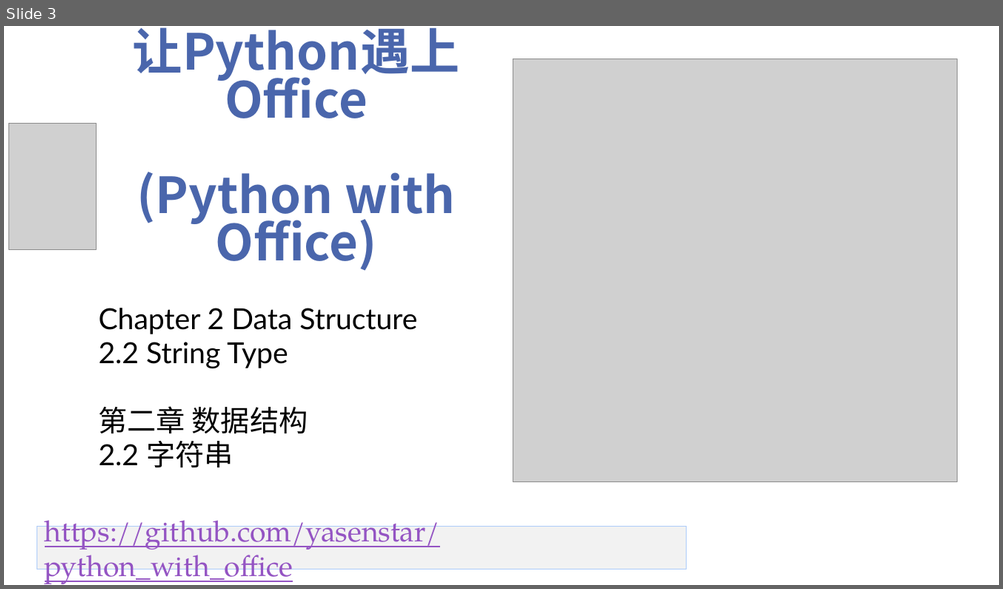
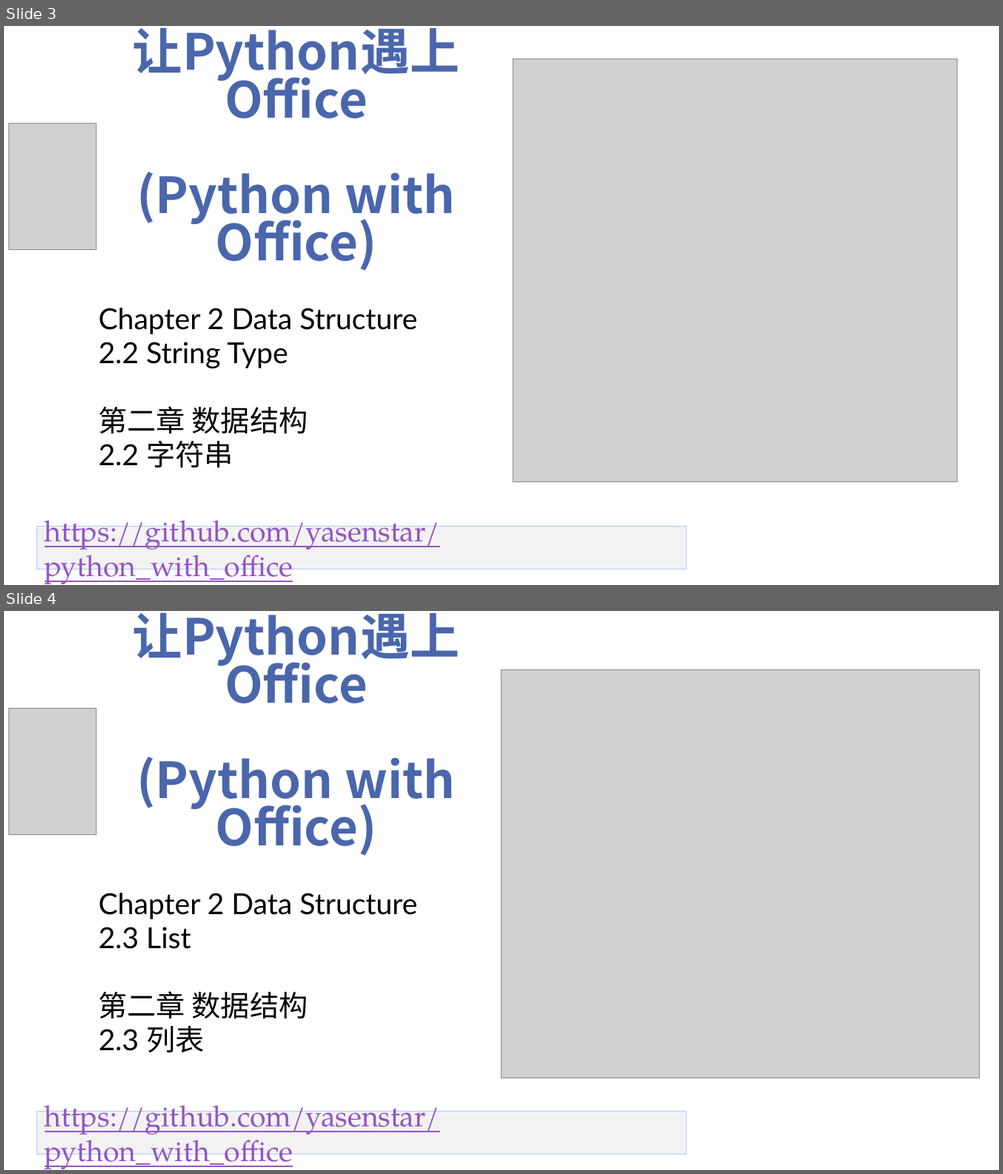
Before and after one commit to yasenstar/python_with_office, a slide deck: Video_Covers.pptx. Shown one above the other, each under a label of ours: slide 3 before the commit, slides 3 and 4 after it. The pictures are 1003x589 and 1003x1174 pixels, drawn with LibreOffice and Linux fonts; fonts in the diff are those of the drawing; grey boxes stand for pictures; background and template pictures are left out. Boxes give left, top, right and bottom in pixels: in the first picture for what was removed or moved away, otherwise in the second. Text is boxed around its words. In the diff, an @@ line names an element or a change of style, - is before the commit and + after.

```diff
--- a/Video_Covers.pptx
+++ b/Video_Covers.pptx
@@ slide 4 added at (4,611,999,1170), background picture (left out) @@
@@ title added at (133,612,460,856), 48 pt, text #4A66AC, bold @@
+让Python遇上Office
+(Python with Office)
@@ picture added at (501,670,979,1079) @@
@@ picture added at (8,708,96,834) @@
@@ subtitle added at (99,893,417,1053), 28 pt, text #000000 @@
+Chapter 2 Data Structure
+2.3 List
+第二章 数据结构
+2.3 列表
@@ rectangle added at (37,1112,686,1154), fill #F2F2F2, outline #ACCBF9 0.75 pt, 28 pt, text #9454C3, underline @@
+https://github.com/yasenstar/python_with_office
```
Also in this commit, not shown: 2 other files.
